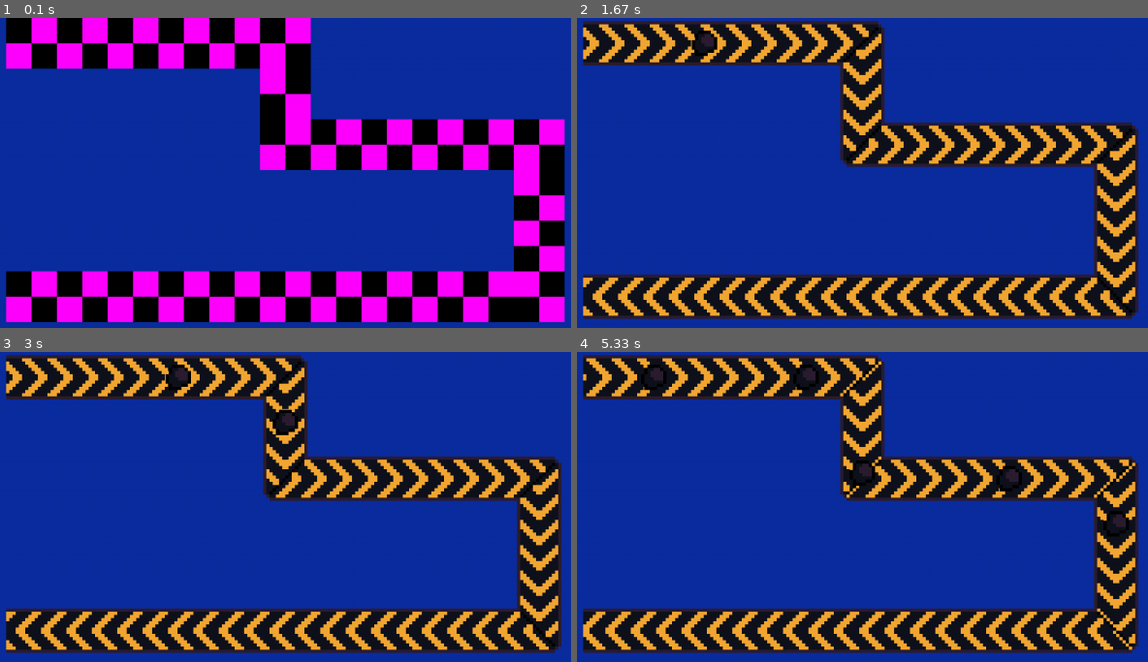
Above: before the commit, frames 1-4 (two rows, left to right).
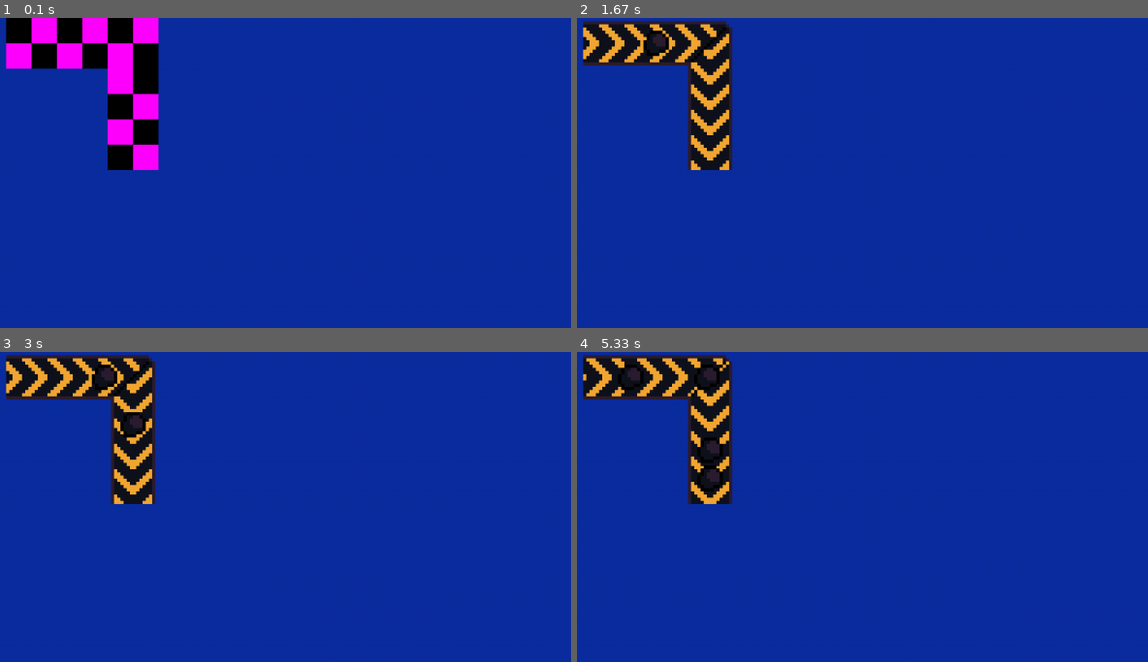
Above: after the commit, the same moments.

Repository: fijianfugufish/factory-game
Game: pygame game, started from main.pyw
Two runs of this game, one before a commit and one after it. Both use one fixed random seed, a clock stepped at 60 frames per second and the inputs below.
Inputs:
- Up to frame 1 (0.1 s): no input
- Up to frame 2 (1.67 s): no input
- Up to frame 3 (3 s): no input
- Up to frame 4 (5.33 s): no input

The runs differ from the first frame. In frame 1, 37% of the frame differs, in the area x 1-99%, y 0-99%; in frame 2, 33%; in frame 3, 33%; in frame 4, 33%.

Commit message:
fixed conveyor / item math (i hope)

Diff:
--- a/factory.py
+++ b/factory.py
@@ -60,6 +60,7 @@
     finalDirection: Directions = Directions.South
     items: list[list[Items | float]] = field(default_factory = list)
     itemids: list[int] = field(default_factory = list)
+    lastDestroyedid: int = 0
     id: int = 0
     # input: int | None   <- perhaps unnecessary?
     # output: int | None  <-
@@ -223,7 +224,7 @@
 
             cumulativeLength += dx + dy
 
-        length = cumulativeLength * 2 + 2
+        length = cumulativeLength
 
         return length if length > 2 else 2
 
@@ -243,7 +244,7 @@
 
             cumulativeLength += dx + dy
 
-            if cumulativeLength > itemPos: break
+            if cumulativeLength > itemPos / 2: break
 
         return (prevTurnPos, turnPos, cumulativeLength - dx - dy)
 
@@ -305,6 +306,8 @@
                     itemsToRemove = totalItems - producer.maxItems
                     producer.inventory[producer.material] -= itemsToRemove
 
+            print(f"{producer.material.name} made")
+
             producer.progress = 0
 
     def _stepMachines(self, dt):
@@ -338,7 +341,7 @@
     def _stepTransports(self, dt):
         for id, transport in self.transports.items():
             # farthest length a moving item may go
-            farthest = transport.length
+            farthest = transport.length * 2
 
             for item in transport.items:
                 # move items
@@ -375,6 +378,8 @@
                         transport.itemids.append(self.nextid)
                         self.nextid += 1
 
+                        print(f"{itemToTransfer.name} put on conveyor")
+
         # resolve machine i/o
         for id, machine in self.machines.items():
             if machine.output and machine.output_inventory:
@@ -403,7 +408,7 @@
                         # check for item at end of transport
                         transport = self.transports[input]
                         if transport.items:
-                            if transport.items[0][1] < transport.length: continue
+                            if transport.items[0][1] / 2 < transport.length: continue
                         else: continue
 
                         # check for space in the machine
@@ -415,6 +420,10 @@
 
                         if itemToTransport not in allowItems: continue
                         if machine.input_inventory.get(itemToTransport, 0) + 1 > allowItems[itemToTransport]: continue
+
+                        transport.lastDestroyedid = transport.itemids[0] # flag to the renderer to destroy the visual rep
+
+                        print(f"{itemToTransport.name} took into furnace")
 
                         # remove last item from transport
                         del transport.items[0]
@@ -452,13 +461,15 @@
                         # check for item at end of transport
                         transport = self.transports[input]
                         if transport.items:
-                            if transport.items[0][1] < transport.length: continue
+                            if transport.items[0][1] / 2 < transport.length: continue
                         else: continue
 
                         # check for space in the inventory
                         if inventory.totalItems() >= inventory.maxItems: continue
 
                         itemToTransport = transport.items[0][0]
+
+                        transport.lastDestroyedid = transport.itemids[0] # flag to the renderer to destroy the visual rep
 
                         # remove last item from transport
                         del transport.items[0]
--- a/main.pyw
+++ b/main.pyw
@@ -204,7 +204,7 @@
 
             segmentLength = abs(dx) + abs(dy)
 
-            distanceIntoSegment = itemPos - segmentStartDistance
+            distanceIntoSegment = (itemPos / 2) - segmentStartDistance
 
             t = distanceIntoSegment / segmentLength
 
@@ -221,6 +221,11 @@
                 visibleItems[itemid].x = itemPosScreen[0]
                 visibleItems[itemid].y = itemPosScreen[1]
 
+        # clean up visible items
+        while transport.lastDestroyedid in visibleItems:
+            visibleItems[transport.lastDestroyedid].destroy()
+            del visibleItems[transport.lastDestroyedid]
+
 def drawAll(window, dt):
     pygameui.UI.drawAll(window)
     pygameui.AnimatableSprite.updateAllAnimations(dt)
@@ -236,27 +241,17 @@
     mainFactory = fac.Factory()
 
     drill1 = mainFactory.addProducer(fac.drill)
-    drill2 = mainFactory.addProducer(fac.drill2)
     furnace = mainFactory.addMachine(fac.furnace)
-    box = mainFactory.addInventory(fac.box)
 
     conveyor1 = mainFactory.addTransport(fac.conveyor)
-    conveyor2 = mainFactory.addTransport(fac.conveyor)
-    conveyor3 = mainFactory.addTransport(fac.conveyor)
 
     mainFactory.updateProducer(drill1, outputids = [conveyor1])
-    mainFactory.updateProducer(drill2, outputids = [conveyor2])
-
-    mainFactory.updateMachine(furnace, inputids = [conveyor1, conveyor2], outputid = conveyor3, recipe = fac.steelRecipe)
-
-    mainFactory.updateInventory(box, inputids = [conveyor3])
+
+    mainFactory.updateMachine(furnace, inputids = [conveyor1], outputid = None, recipe = fac.steelRecipe)
 
     mainFactory.addTransportTurn(conveyor1, [(1, 0), fac.Directions.East])
-    mainFactory.addTransportTurn(conveyor1, [(6, 0), fac.Directions.South])
-    mainFactory.addTransportTurn(conveyor1, [(6, 2), fac.Directions.East])
-    mainFactory.addTransportTurn(conveyor1, [(11, 2), fac.Directions.South])
-    mainFactory.addTransportTurn(conveyor1, [(11, 5), fac.Directions.West])
-    mainFactory.addTransportTurn(conveyor1, [(1, 5), fac.Directions.West])
+    mainFactory.addTransportTurn(conveyor1, [(3, 0), fac.Directions.South])
+    mainFactory.addTransportTurn(conveyor1, [(3, 2), fac.Directions.South])
 
     decodeFactoryComponent(mainFactory, conveyor1)
 
--- a/pygameui.py
+++ b/pygameui.py
@@ -41,6 +41,7 @@
 
     def destroy(self):
         UI.instances.remove(self)
+        print("pls destroy")
 
     @property
     def x(self):
